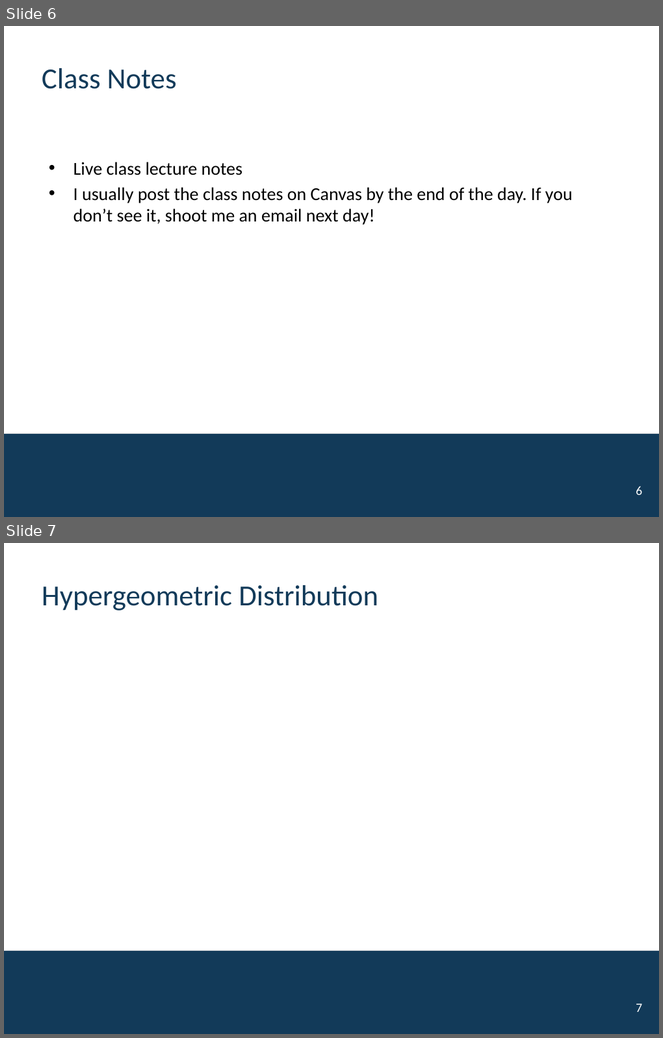
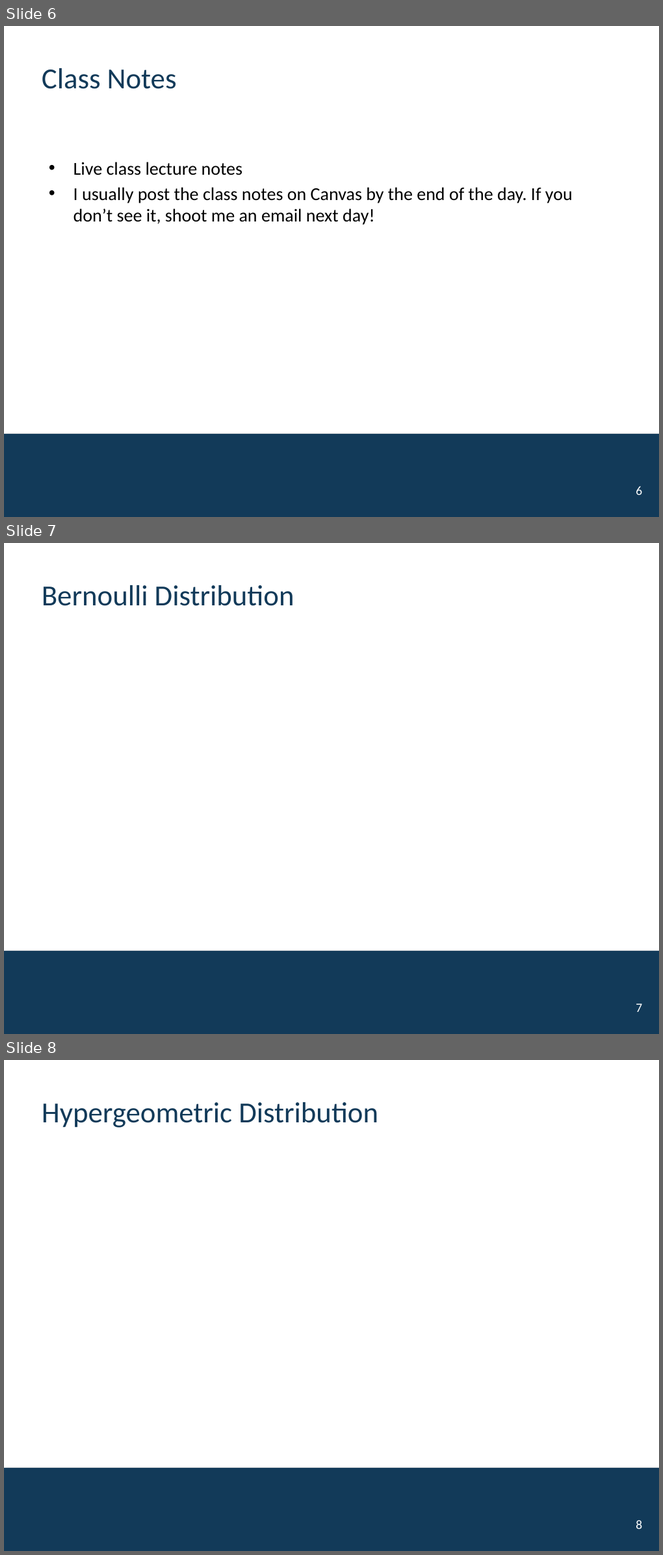
Before and after one commit to mutasim221B/CWRU-STAT-312-Fall-26, a slide deck: docs/activities/Unit-04-Discrete.pptx. Shown one above the other, each under a label of ours: slides 6 and 7 before the commit, slides 6, 7 and 8 after it. The pictures are 663x1038 and 663x1555 pixels, drawn with LibreOffice and Linux fonts; fonts in the diff are those of the drawing; background and template pictures are left out. Boxes give left, top, right and bottom in pixels: in the first picture for what was removed or moved away, otherwise in the second. Text is boxed around its words. In the diff, an @@ line names an element or a change of style, - is before the commit and + after.

```diff
--- a/docs/activities/Unit-04-Discrete.pptx
+++ b/docs/activities/Unit-04-Discrete.pptx
@@ slide 7 added at (4, 543, 659, 1034), background #FFFFFF; not listed: 1 template element that a slide beside it also shows @@
@@ title added at (42, 585, 295, 606), 32 pt, text #123A59 @@
+Bernoulli Distribution
@@ page number added at (636, 1004, 642, 1012), 14 pt, text #FFFFFF @@
+7
@@ what was slide 7 is now slide 8 @@
@@ page number at (636, 1520, 642, 1529): text changed @@
-7
+8
```
Also in this commit, not shown: 1 other slide added, 1 slide removed, 8 other files.
